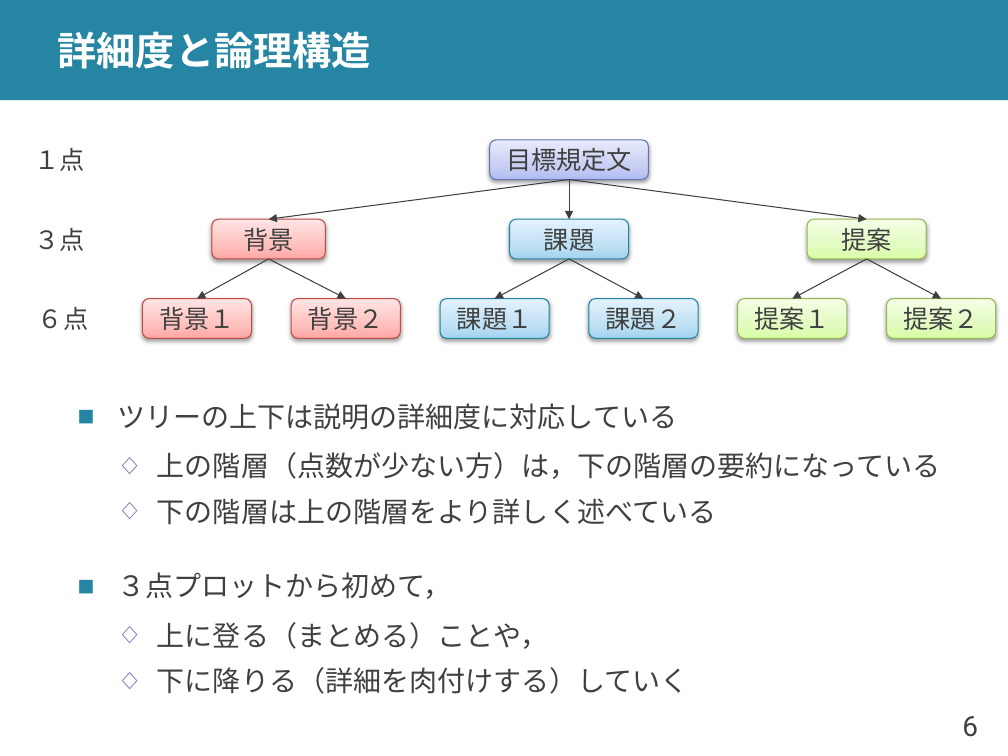
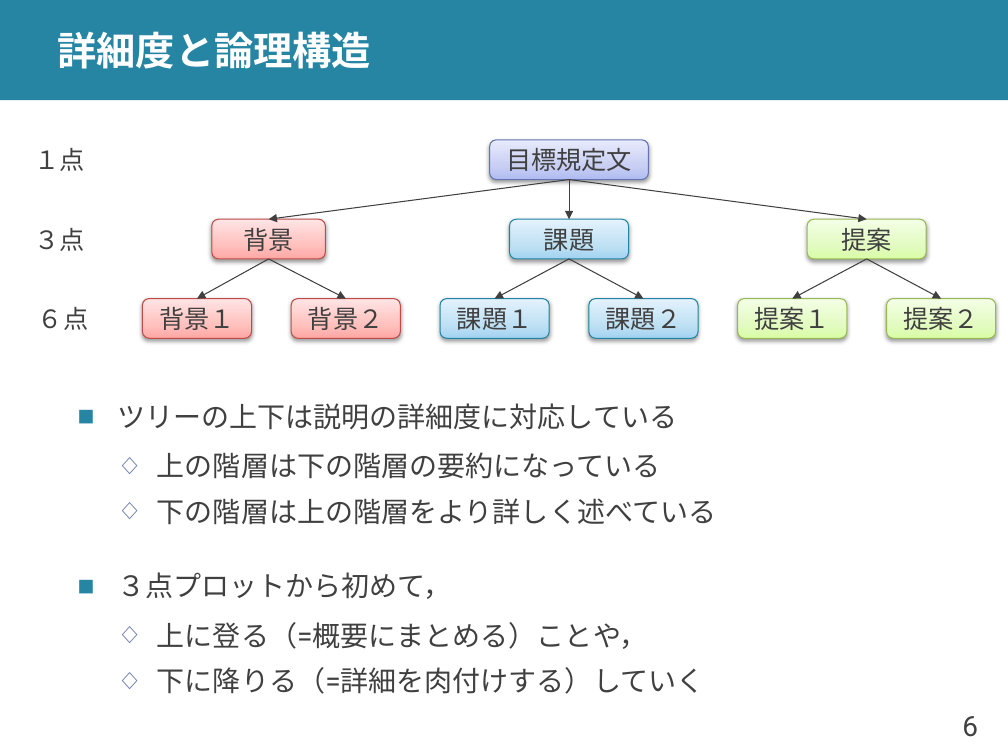
Before and after one commit to shioya-lab/how-to, a slide deck: slide 6 of plot.pptx. Drawn at 1008x756 pixels with LibreOffice and Linux fonts; fonts in the diff are those of the drawing. Boxes give left, top, right and bottom in pixels: in the first picture for what was removed or moved away, otherwise in the second. Text is boxed around its words. In the diff, an @@ line names an element or a change of style, - is before the commit and + after.

```diff
--- a/plot.pptx
+++ b/plot.pptx
@@ text at (157,452,660,479): text changed @@
-  ◇ 上の階層（点数が少ない方）は，下の階層の要約になっている
+  ◇ 上の階層は下の階層の要約になっている
@@ text at (157,622,704,694): text changed @@
-  ◇ 上に登る（まとめる）ことや，
-  ◇ 下に降りる（詳細を肉付けする）していく
+  ◇ 上に登る（=概要にまとめる）ことや，
+  ◇ 下に降りる（=詳細を肉付けする）していく
```
Also in this commit, not shown: 14 other slides changed, 4 slides added, 1 other file.
